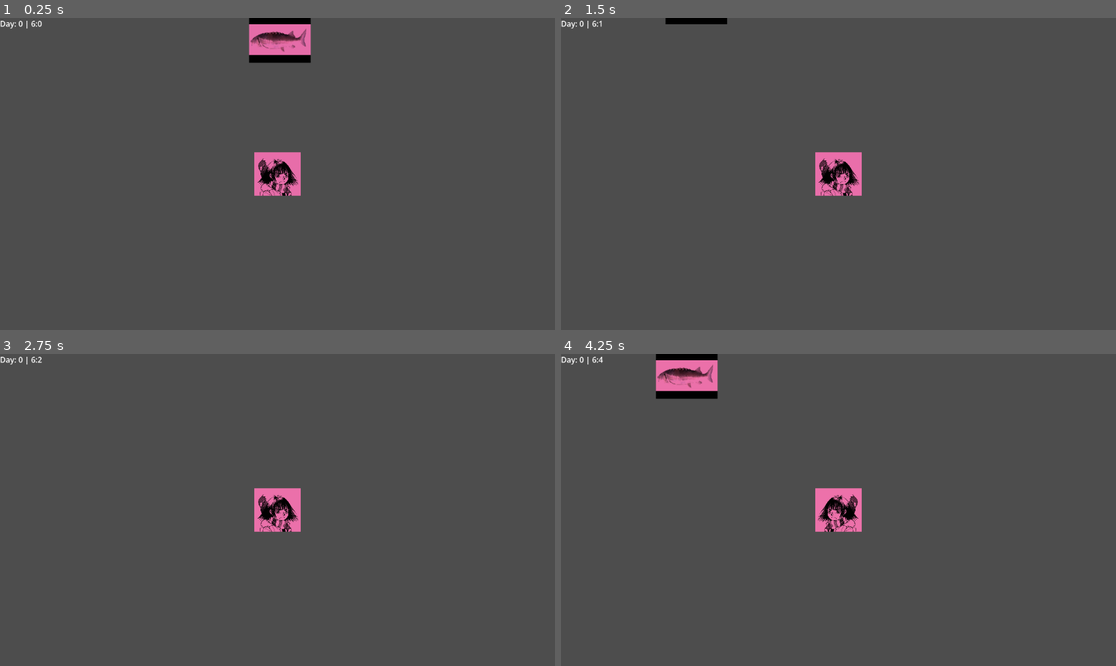
Above: before the commit, frames 1-4 (two rows, left to right).
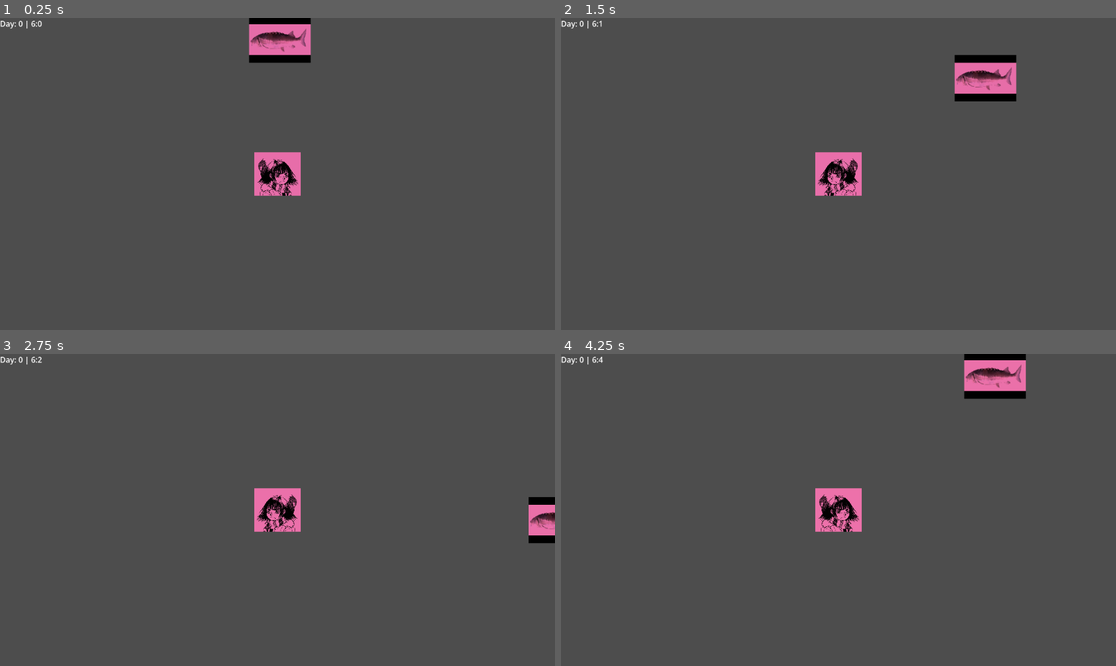
Above: after the commit, the same moments.

Repository: moliloo/comfy-jam-summer-2026
Game: Godot game, scene res://scenes/temporary/test.tscn
Two runs of this game, one before a commit and one after it. Both use one fixed random seed, a clock stepped at 60 frames per second and the inputs below. Before the commit the project starts from res://scenes/temporary/scene.tscn.
Inputs:
- Up to frame 1 (0.25 s): no input
- Up to frame 2 (1.5 s): tap Enter at 0.5 s; hold D (move_right) 0.53-1.28 s; tap E (interact) at 0.6, 1.35 s; hold S (move_down) from 1.28 s (still down)
- Up to frame 3 (2.75 s): release S (move_down) at 2.03 s; hold D (move_right) from 2.03 s (still down); tap E (interact) at 2.1 s
- Up to frame 4 (4.25 s): release D (move_right) at 2.78 s; hold W (move_up) 2.78-3.53 s; tap E (interact) at 2.85, 3.6 s; hold A (move_left) from 3.53 s (still down)

The runs differ from the first frame. In frame 1, 0.1% of the frame differs, in the area x 46-54%, y 45-58%; in frame 2, 2.4%; in frame 3, 1.2%; in frame 4, 3.8%, in the area x 17-84%, y 0-58%.

Commit message:
Add aquarium sprites and fix player movement directions (#1)
* imported aquarium sprite

* imported bubble sprites, renamed some things and changed inputs

---------

Co-authored-by: LoafSab <Spider-Miles@outlook.com>

Diff:
--- a/cute_horror/aquarium/script.gd
+++ b/cute_horror/aquarium/script.gd
@@ -8,7 +8,7 @@
 	if can_interact:
 		if Input.is_action_just_pressed('interact'):
 			GlobalVariables.set_player_position(entity.get_global_position());
-			get_tree().change_scene_to_file('res://cute_horror/tamagotchi/scene.tscn');
+			get_tree().change_scene_to_file('res://cute_horror/tamagotchi/tamagotchi.tscn');
 
 func _on_area_2d_body_entered(body: Node2D) -> void:
 	if body as Player == null: return;
--- a/cute_horror/tamagotchi/scene.tscn
+++ b/cute_horror/tamagotchi/tamagotchi.tscn
@@ -1,18 +1,18 @@
 [gd_scene format=3 uid="uid://c882l83e2iigc"]
 
-[ext_resource type="Texture2D" uid="uid://ca27sl1uh5sft" path="res://assets/temporary/aquarium.jpg" id="1_h7ui0"]
-[ext_resource type="Script" uid="uid://dwj155flec6j2" path="res://cute_horror/tamagotchi/script.gd" id="1_wia8b"]
+[ext_resource type="Script" uid="uid://dwj155flec6j2" path="res://cute_horror/tamagotchi/script.gd" id="1_a85fx"]
+[ext_resource type="Texture2D" uid="uid://bb25i7b2rfwy6" path="res://assets/cute_horror/aquarium/aquarium.png" id="2_qpwil"]
 
 [node name="Tamagochi" type="Node2D" unique_id=548957400 node_paths=PackedStringArray("food_bar", "fun_bar", "comfy_bar")]
-script = ExtResource("1_wia8b")
+script = ExtResource("1_a85fx")
 food_bar = NodePath("LayerBack/progress_bars/Vbox/food_bar")
 fun_bar = NodePath("LayerBack/progress_bars/Vbox/fun_bar")
 comfy_bar = NodePath("LayerBack/progress_bars/Vbox/comfy_bar")
 
 [node name="Aquarium" type="Sprite2D" parent="." unique_id=880607100]
-position = Vector2(567, 320.99997)
-scale = Vector2(3.5191255, 3.5191257)
-texture = ExtResource("1_h7ui0")
+position = Vector2(580.8525, 330.23492)
+scale = Vector2(3.6345627, 3.634563)
+texture = ExtResource("2_qpwil")
 
 [node name="Camera2D" type="Camera2D" parent="." unique_id=1060586885]
 position = Vector2(576, 326)
--- a/player/script.gd
+++ b/player/player.gd
@@ -10,22 +10,22 @@
 	if GlobalVariables.get_player_position():
 		set_global_position(GlobalVariables.get_player_position());
 
-func _process(delta: float) -> void:
+func _process(_delta: float) -> void:
 	move_player()
 
 func move_player() -> void:
-	if Input.is_action_pressed('move_right'):
+	if Input.is_action_pressed('move_left'):
 		sprite.flip_h = false;
 		direction.x = 1;
-	elif Input.is_action_pressed('move_left'):
+	elif Input.is_action_pressed('move_right'):
 		sprite.flip_h = true;
 		direction.x = -1;
 	else:
 		direction.x = 0;
 
-	if Input.is_action_pressed('move_up'):
+	if Input.is_action_pressed('move_down'):
 		direction.y = -1;
-	elif Input.is_action_pressed('move_down'):
+	elif Input.is_action_pressed('move_up'):
 		direction.y = 1;
 	else:
 		direction.y = 0;
--- a/player/scene.tscn
+++ b/player/player.tscn
@@ -1,6 +1,6 @@
 [gd_scene format=3 uid="uid://ddssqu3a5opg"]
 
-[ext_resource type="Script" uid="uid://dup67s0p7wn5k" path="res://player/script.gd" id="1_bjm4x"]
+[ext_resource type="Script" uid="uid://dup67s0p7wn5k" path="res://player/player.gd" id="1_bjm4x"]
 [ext_resource type="Texture2D" uid="uid://cgvuof1cxjf4n" path="res://assets/temporary/haru_cry.png" id="2_6xyil"]
 
 [sub_resource type="RectangleShape2D" id="RectangleShape2D_ewkwu"]
--- a/project.godot
+++ b/project.godot
@@ -69,4 +69,5 @@
 
 [rendering]
 
+textures/canvas_textures/default_texture_filter=0
 rendering_device/driver.windows="d3d12"
--- a/scenes/temporary/scene.tscn
+++ /dev/null
@@ -1,26 +0,0 @@
-[gd_scene format=3 uid="uid://gpuat04v80d3"]
-
-[ext_resource type="Script" uid="uid://bl13ut312gvl8" path="res://script/day_night_cycle.gd" id="1_8ndbb"]
-[ext_resource type="Script" uid="uid://b0bmojtc28oli" path="res://scenes/temporary/script.gd" id="1_bqjnb"]
-[ext_resource type="PackedScene" uid="uid://ddssqu3a5opg" path="res://player/scene.tscn" id="1_k588i"]
-[ext_resource type="PackedScene" uid="uid://cgepphevhcbu8" path="res://cute_horror/aquarium/scene.tscn" id="2_4rfli"]
-[ext_resource type="Texture2D" uid="uid://bkpc1kjm4t2xn" path="res://assets/daynightcycle-gradient-texture.tres" id="2_7jgaf"]
-[ext_resource type="PackedScene" uid="uid://dlxwnbbcb7mly" path="res://ui/day_night_cycle_ui/scene.tscn" id="5_d0dyj"]
-
-[node name="Scene" type="Node2D" unique_id=59418411]
-script = ExtResource("1_bqjnb")
-
-[node name="CanvasModulate" type="CanvasModulate" parent="." unique_id=246475648]
-script = ExtResource("1_8ndbb")
-gradient = ExtResource("2_7jgaf")
-
-[node name="Player" parent="." unique_id=72670545 instance=ExtResource("1_k588i")]
-position = Vector2(566, 324)
-
-[node name="Aquarium" parent="." unique_id=808837739 instance=ExtResource("2_4rfli")]
-position = Vector2(571, 45)
-
-[node name="UI" type="CanvasLayer" parent="." unique_id=1580314821]
-
-[node name="DayNightCycleUI" parent="UI" unique_id=1135673272 node_paths=PackedStringArray("day_cycle") instance=ExtResource("5_d0dyj")]
-day_cycle = NodePath("../../CanvasModulate")
--- /dev/null
+++ b/scenes/temporary/test.tscn
@@ -0,0 +1,26 @@
+[gd_scene format=3 uid="uid://gpuat04v80d3"]
+
+[ext_resource type="Script" uid="uid://b0bmojtc28oli" path="res://scenes/temporary/script.gd" id="1_73plb"]
+[ext_resource type="Script" uid="uid://bl13ut312gvl8" path="res://script/day_night_cycle.gd" id="2_uupms"]
+[ext_resource type="Texture2D" uid="uid://bkpc1kjm4t2xn" path="res://assets/daynightcycle-gradient-texture.tres" id="3_xqgyu"]
+[ext_resource type="PackedScene" uid="uid://ddssqu3a5opg" path="res://player/player.tscn" id="4_485p1"]
+[ext_resource type="PackedScene" uid="uid://cgepphevhcbu8" path="res://cute_horror/aquarium/aquarium.tscn" id="5_3t735"]
+[ext_resource type="PackedScene" uid="uid://dlxwnbbcb7mly" path="res://ui/day_night_cycle_ui/scene.tscn" id="6_f7chd"]
+
+[node name="Scene" type="Node2D" unique_id=59418411]
+script = ExtResource("1_73plb")
+
+[node name="CanvasModulate" type="CanvasModulate" parent="." unique_id=246475648]
+script = ExtResource("2_uupms")
+gradient = ExtResource("3_xqgyu")
+
+[node name="Player" parent="." unique_id=72670545 instance=ExtResource("4_485p1")]
+position = Vector2(566, 324)
+
+[node name="Aquarium" parent="." unique_id=808837739 instance=ExtResource("5_3t735")]
+position = Vector2(571, 45)
+
+[node name="UI" type="CanvasLayer" parent="." unique_id=1580314821]
+
+[node name="DayNightCycleUI" parent="UI" unique_id=1135673272 node_paths=PackedStringArray("day_cycle") instance=ExtResource("6_f7chd")]
+day_cycle = NodePath("../../CanvasModulate")
Binary file added: assets/cute_horror/aquarium/aquarium.png
Not shown, added: assets/cute_horror/aquarium/aquarium.png.import
Binary file added: assets/cute_horror/aquarium/bubble.png
Not shown, added: assets/cute_horror/aquarium/bubble.png.import
Binary file added: assets/cute_horror/aquarium/bubble_16.png
Not shown, added: assets/cute_horror/aquarium/bubble_16.png.import
Renamed: cute_horror/aquarium/scene.tscn -> cute_horror/aquarium/aquarium.tscn
Renamed: player/script.gd.uid -> player/player.gd.uid
